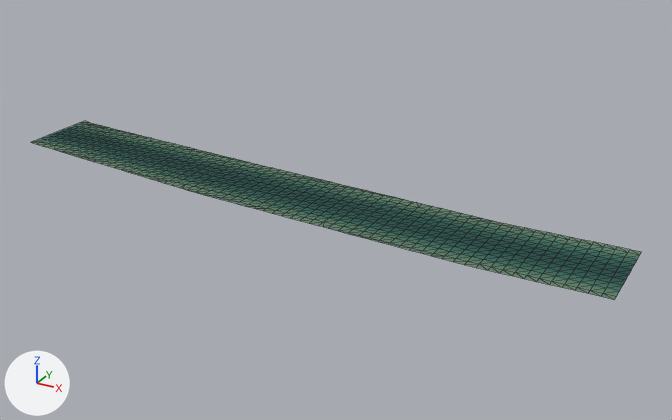
One commit to the glTF model games/yorimichi/assets/belmonte/meshes/SM_BM_BC_Water_2.glb: the scene before it, then after it.
Camera for both pictures: a 50 mm lens placed at (302.0, -498.0, 105.0), pointed at (144.0, -212.0, -38.0). Every picture has the same lights, and +X, +Y and +Z are marked at lower left. The older version comes first. Mesh edges are drawn as thin lines.

In view in the first picture: 'SM_BM_BC_Water_2'.
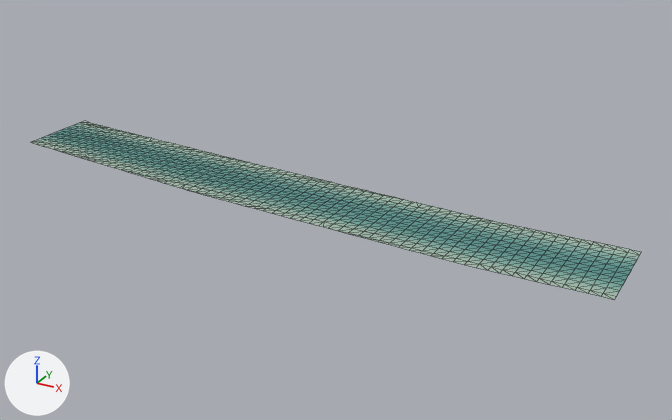
What the commit changed:
me_sm_bc_water_2 has 723 vertices, 1290 faces and spans x 0.0..256.0, y -242.0..-192.0, z -32.0..-31.0.
me_sm_bc_water_2 is used by ob_sm_bm_bc_water_2; location (0.0, 0.0, 0.0).
me_sm_bc_water_2 part 1: 578 faces centred in x 2.0..255.0, y -233.0..-202.0, z -32.0..-31.0 are repainted in the vertex colours; the middle colour goes from dark cyan #1b4b45 to cyan #5c948e.
me_sm_bc_water_2 part 2: 408 faces centred in x 2.0..255.0, y -241.0..-193.0, z -32.0..-31.0 are repainted in the vertex colours; the middle colour goes from greyish green #60816a to grey #a5bcad.
me_sm_bc_water_2 part 3: 304 faces centred in x 2.0..255.0, y -237.0..-198.0, z -32.0..-31.0 are repainted in the vertex colours; the middle colour goes from dark green #3f6e5d to greyish green #88afa3.

What differs and where, as boxes [x1, y1, x2, y2] in the pictures (672 x 420 px):
part 1 of me_sm_bc_water_2, recoloured
    both: [43, 127, 637, 285]
part 2 of me_sm_bc_water_2, recoloured
    both: [31, 121, 641, 299]
part 3 of me_sm_bc_water_2, recoloured
    both: [35, 124, 640, 293]
